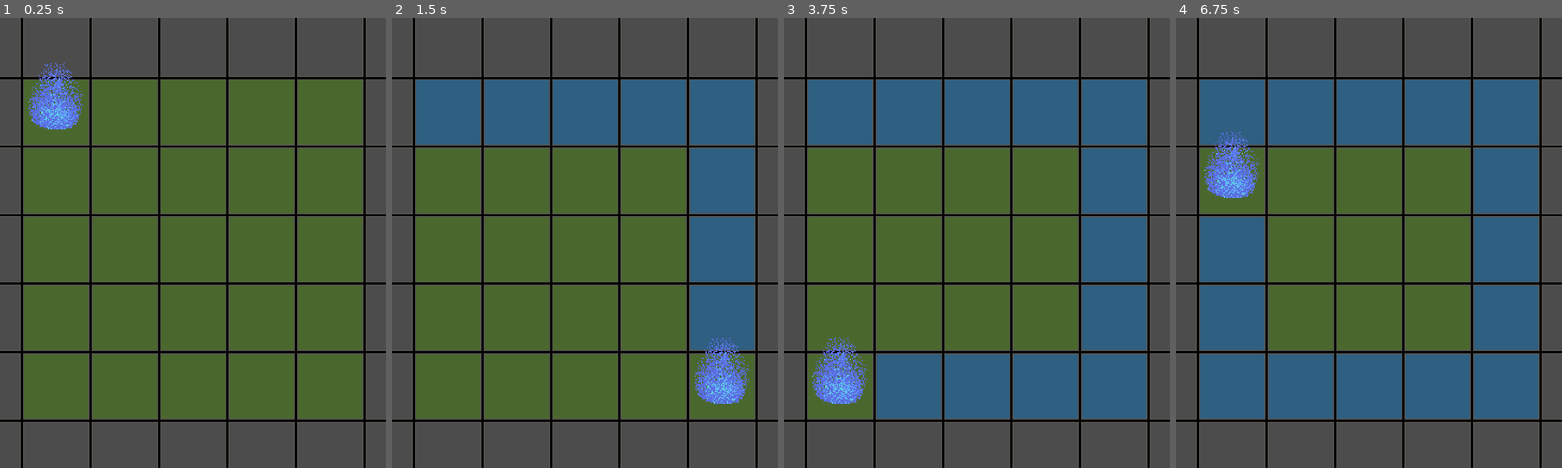
Above: before the commit, frames 1-4 (left to right).
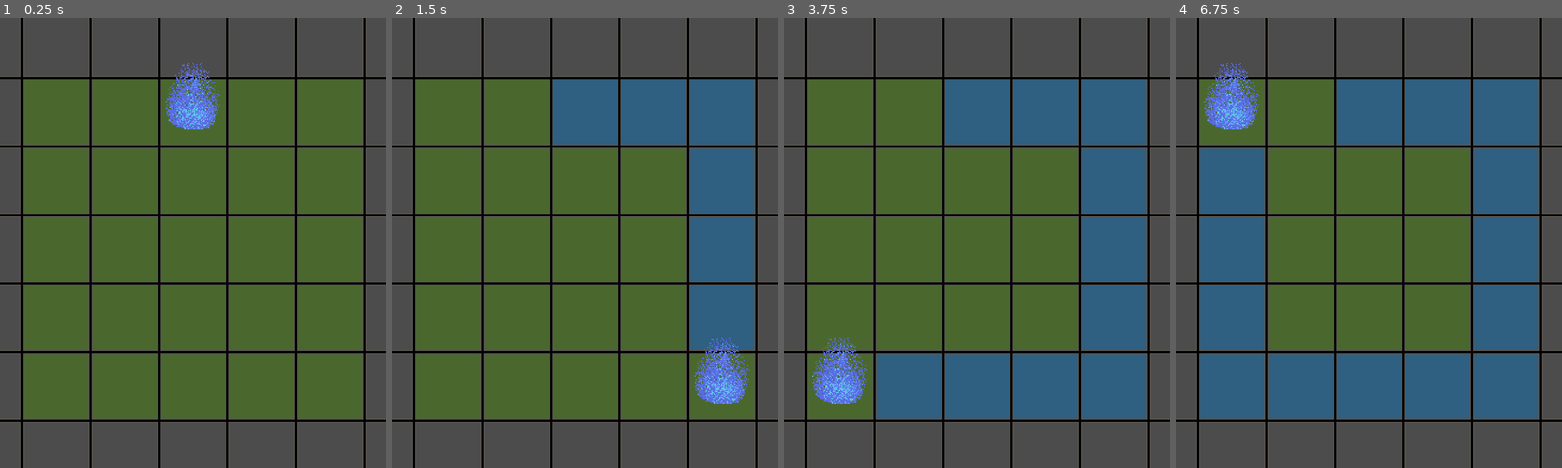
Above: after the commit, the same moments.

Repository: lone-llama-workshop/Permafrost-Slide-Puzzle
Game: Godot game, scene res://Main.tscn
Same seed, same stepped clock (60 frames per second), same inputs: the game is played once before the commit and once after it.
Inputs:
- Up to frame 1 (0.25 s): no input
- Up to frame 2 (1.5 s): tap Enter at 0.5 s; hold Right (ui_right) 0.53-1.28 s; tap Space at 1.25 s; hold Down (ui_down) from 1.28 s (still down)
- Up to frame 3 (3.75 s): tap Enter at 2, 3.5 s; release Down (ui_down) at 2.03 s; hold Right (ui_right) 2.03-2.78 s; tap Space at 2.75 s; hold Up (ui_up) 2.78-3.53 s; hold Left (ui_left) from 3.53 s (still down)
- Up to frame 4 (6.75 s): tap Space at 4.25 s; release Left (ui_left) at 5.03 s; hold Down (ui_down) 5.03-5.78 s; hold Right (ui_right) 5.78-6.53 s; hold Up (ui_up) from 6.53 s (still down)

The runs differ from the first frame. In frame 1, 2.3% of the frame differs, in the area x 7-57%, y 10-25%; in frame 2, 4.8%; in frame 3, 4.8%; in frame 4, 7.3%, in the area x 6-41%, y 10-44%.

Commit message:
Fixed player spawn position

Diff:
--- a/Main.tscn
+++ b/Main.tscn
@@ -78,4 +78,4 @@
 tile_data = PoolIntArray( -1, 0, 0, -65536, 0, 0, -65535, 0, 0, -65534, 0, 0, -65533, 0, 0, -65532, 0, 0, -65531, 0, 0, …(552 unchanged characters)…
 
 [node name="Player" parent="TileMap" instance=ExtResource( 4 )]
-position = Vector2( 31.9449, 34.6227 )
+position = Vector2( 160.379, 34.6227 )
--- a/Player.gd
+++ b/Player.gd
@@ -10,10 +10,9 @@
 	print(grid.cell_size)
 	print(grid.world_to_map(position))
 
-	position = grid.world_to_map(position) + (grid.cell_size / 2)
+	position = (grid.world_to_map(position) * grid.cell_size) + (grid.cell_size / 2)
 	print(position)
 
-	print(grid.get_used_cells())
 	print(grid.get_cellv(grid.world_to_map(position)))
 
 func _input(event):
